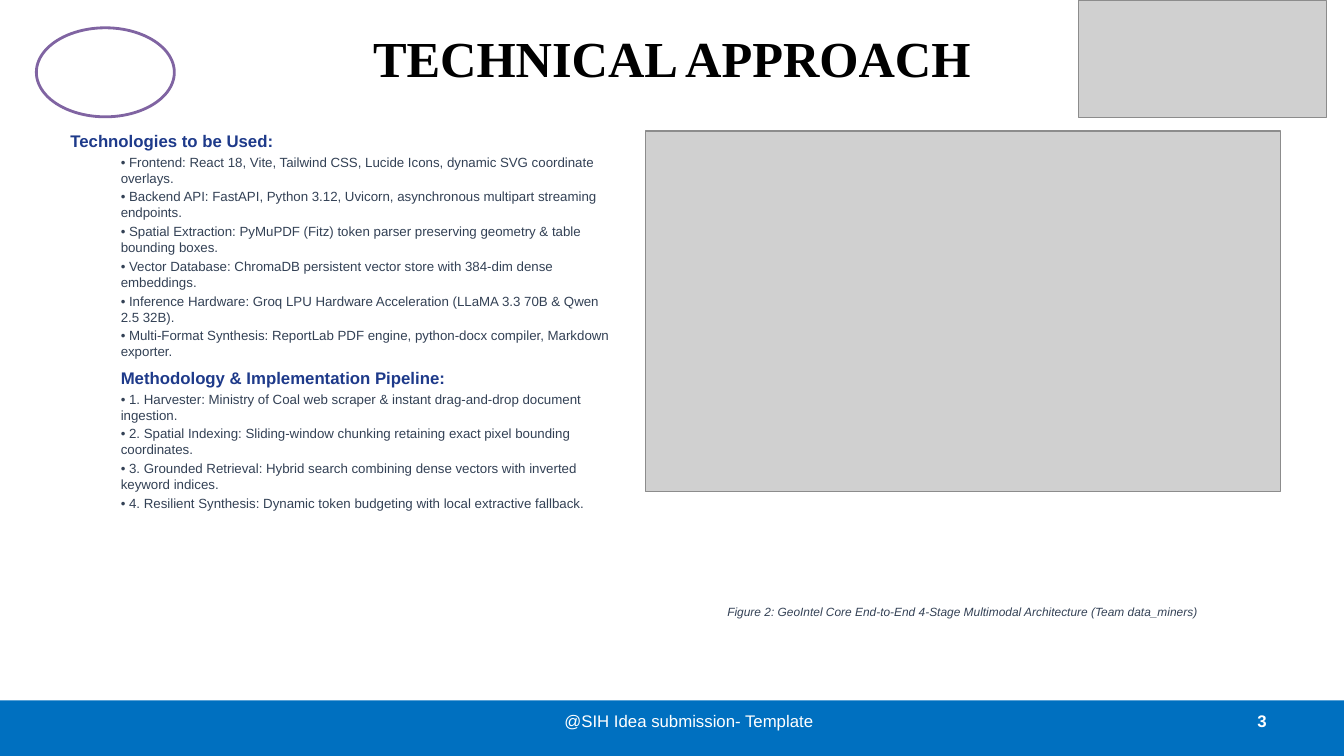
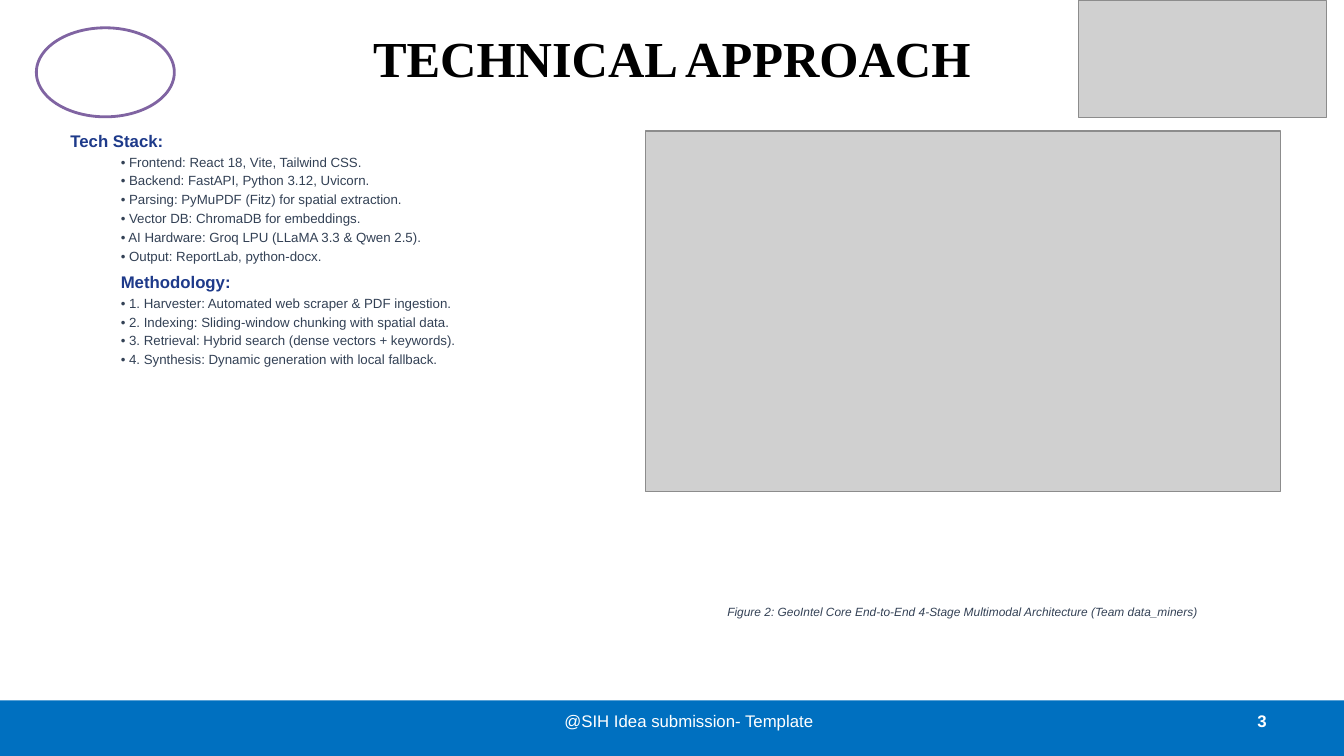
Before and after one commit to Sankar7567/data_miners, a slide deck: slide 3 of SIH2026_GeoIntel_Core_Data_Miners.pptx. Drawn at 1344x756 pixels with LibreOffice and Linux fonts; fonts in the diff are those of the drawing; grey boxes stand for pictures. Boxes give left, top, right and bottom in pixels: in the first picture for what was removed or moved away, otherwise in the second. Text is boxed around its words. In the diff, an @@ line names an element or a change of style, - is before the commit and + after.

Commit message:
Update PPT styling and replace mock scraper with live PDF scraper

```diff
--- a/SIH2026_GeoIntel_Core_Data_Miners.pptx
+++ b/SIH2026_GeoIntel_Core_Data_Miners.pptx
@@ text at (70, 135, 455, 367): text changed @@
-Technologies to be Used:
-  • Frontend: React 18, Vite, Tailwind CSS, Lucide Icons, dynamic SVG coordinate overlays.
-  • Backend API: FastAPI, Python 3.12, Uvicorn, asynchronous multipart streaming endpoints.
-  • Spatial Extraction: PyMuPDF (Fitz) token parser preserving geometry & table bounding boxes.
-  • Vector Database: ChromaDB persistent vector store with 384-dim dense embeddings.
-  • Inference Hardware: Groq LPU Hardware Acceleration (LLaMA 3.3 70B & Qwen 2.5 32B).
-  • Multi-Format Synthesis: ReportLab PDF engine, python-docx compiler, Markdown exporter.
-Methodology & Implementation Pipeline:
-  • 1. Harvester: Ministry of Coal web scraper & instant drag-and-drop document ingestion.
-  • 2. Spatial Indexing: Sliding-window chunking retaining exact pixel bounding coordinates.
-  • 3. Grounded Retrieval: Hybrid search combining dense vectors with inverted keyword indices.
-  • 4. Resilient Synthesis: Dynamic token budgeting with local extractive fallback.
+Tech Stack:
+  • Frontend: React 18, Vite, Tailwind CSS.
+  • Backend: FastAPI, Python 3.12, Uvicorn.
+  • Parsing: PyMuPDF (Fitz) for spatial extraction.
+  • Vector DB: ChromaDB for embeddings.
+  • AI Hardware: Groq LPU (LLaMA 3.3 & Qwen 2.5).
+  • Output: ReportLab, python-docx.
+Methodology:
+  • 1. Harvester: Automated web scraper & PDF ingestion.
+  • 2. Indexing: Sliding-window chunking with spatial data.
+  • 3. Retrieval: Hybrid search (dense vectors + keywords).
+  • 4. Synthesis: Dynamic generation with local fallback.
```
Also in this commit, not shown: 5 other slides changed, 4 other files.
